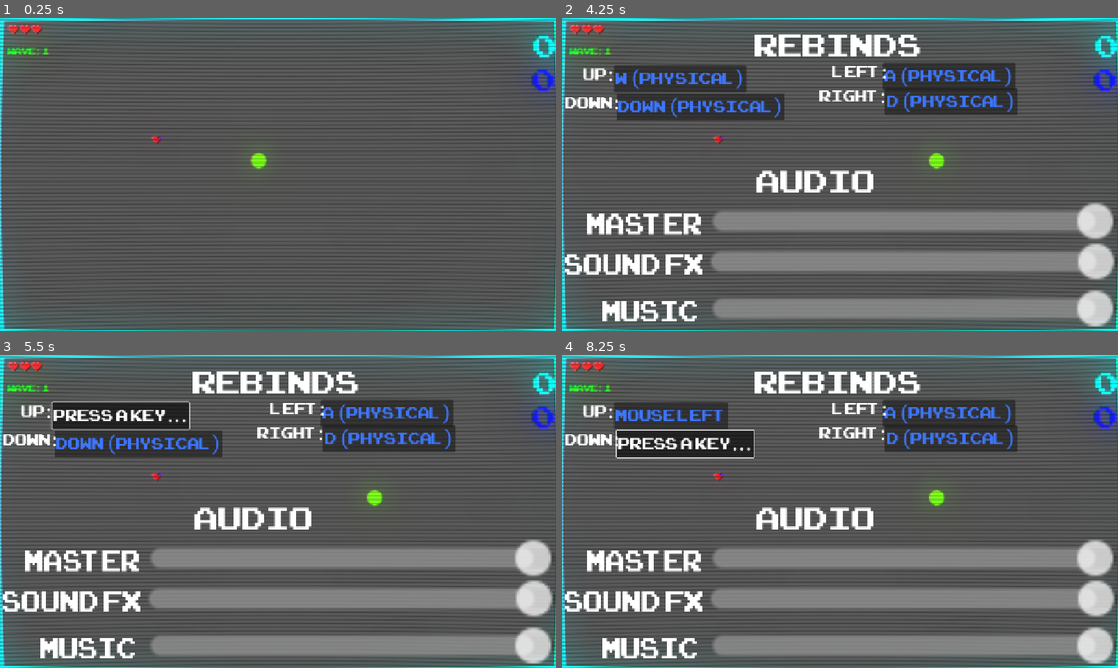
Above: before the commit, frames 1-4 (two rows, left to right).
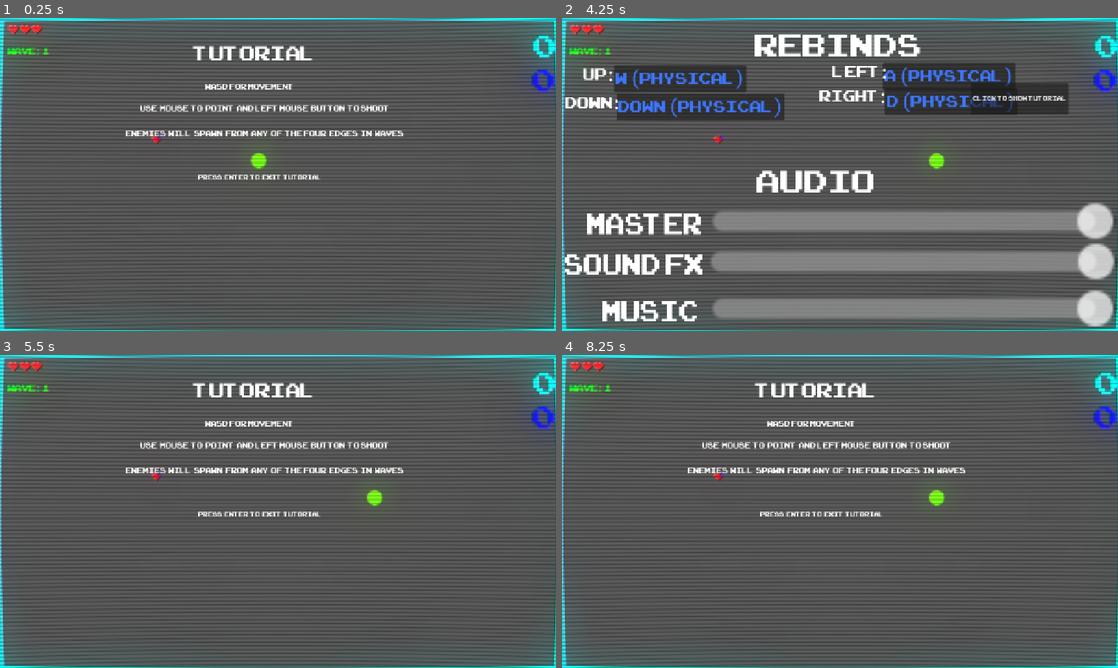
Above: after the commit, the same moments.

Repository: ktosox/GWJ80
Game: Godot game, scene res://level/test_level.tscn
Two runs of this game, one before a commit and one after it. Both use one fixed random seed, a clock stepped at 60 frames per second and the inputs below.
Inputs (mouse positions are in pixels of both pictures, inside the frame that each line leads up to):
- Up to frame 1 (0.25 s): no input
- Up to frame 2 (4.25 s): tap Enter (ui_accept) at 0.5, 0.77, 1.52, 3.02, 3.77 s; move the mouse to (962, 158) at 0.52 s; press the mouse at (962, 158) at 0.53 s; hold D (right) 0.53-1.28 s; move the mouse to (728, 190) at 1.27 s; release the mouse at (728, 190) at 1.28 s; hold Down (down) 1.28-2.03 s; click (728, 190) at 1.35 s; move the mouse to (895, 105) at 2.02 s; press the mouse at (895, 105) at 2.03 s; hold D (right) 2.03-2.78 s; move the mouse to (812, 237) at 2.77 s; release the mouse at (812, 237) at 2.78 s; hold W (up) 2.78-3.53 s; click (812, 237) at 2.85 s; move the mouse to (1006, 221) at 3.52 s; press the mouse at (1006, 221) at 3.53 s; hold A (left) from 3.53 s (still down); tap Escape (options access) at 4.15 s
- Up to frame 3 (5.5 s): release A (left) at 4.25 s; release the mouse at (444, 558) at 4.25 s; click (455, 436) at 4.25 s, where only the run after the commit has a clickable "Click to Show Tutorial"; click (116, 414) at 5 s, where only the run before the commit has a clickable "W (Physical)"
- Up to frame 4 (8.25 s): click (684, 414) at 5.75 s, where only the run before the commit has a clickable "press a key..."; click (673, 414) at 6.5 s, where only the run before the commit has a clickable "Mouse Left"; click (951, 439) at 7.25 s, where only the run before the commit has a clickable "D (Physical)"; click (701, 442) at 8 s, where only the run before the commit has a clickable "Down (Physical)"

The runs differ from the first frame. In frame 1, 2.3% of the frame differs, in the area x 22-73%, y 8-52%; in frame 2, 1.1%; in frame 3, 30%, in the area x 0-100%, y 5-99%; in frame 4, 29%.

Commit message:
Tutorial

Diff:
--- a/Game/Global/game_manager.gd
+++ b/Game/Global/game_manager.gd
@@ -18,6 +18,8 @@
 
 @export var options_scene: PackedScene
 
+@export var tutorial_scene: PackedScene
+
 @export var current_player : CharacterBody2D
 
 @export var current_score : int
@@ -27,7 +29,7 @@
 var pick_up : String
 var pick_up_enabled : bool = false
 var isInOptions : bool = false
-
+var isInTutorial : bool = false
 
 func change_score(amount = 0):
 	current_score += amount
@@ -97,6 +99,7 @@
 	if event.is_action_pressed("options access"):
 		manage_Options()
 
+
 func manage_Options():
 	var options = options_scene.instantiate()
 	if not isInOptions:
@@ -105,3 +108,11 @@
 	else:
 		isInOptions = false
 		#options handles this itself because bugs
+
+func manage_tutorial():
+	var tutorial = tutorial_scene.instantiate()
+	if not isInTutorial:
+		get_tree().current_scene.add_child(tutorial)
+		isInTutorial = true
+	else:
+		isInTutorial = false
--- a/Game/Global/game_manager.tscn
+++ b/Game/Global/game_manager.tscn
@@ -1,13 +1,15 @@
-[gd_scene load_steps=4 format=3 uid="uid://bsuiktn4hmas4"]
+[gd_scene load_steps=5 format=3 uid="uid://bsuiktn4hmas4"]
 
 [ext_resource type="Script" uid="uid://cg72kwctsprse" path="res://Global/game_manager.gd" id="1_es8qg"]
 [ext_resource type="PackedScene" uid="uid://b0tj6ma6afh21" path="res://UI/game_over.tscn" id="2_0ke1m"]
-[ext_resource type="PackedScene" uid="uid://nr1s6q8ernqq" path="res://UI/options.tscn" id="3_avqtn"]
+[ext_resource type="PackedScene" uid="uid://m6ru2o2ga2bh" path="res://UI/options.tscn" id="3_avqtn"]
+[ext_resource type="PackedScene" uid="uid://b4maxws4qtjvs" path="res://UI/tutorial/tutorial.tscn" id="4_d3gky"]
 
 [node name="GameManager" type="Node"]
 script = ExtResource("1_es8qg")
 game_over_scene = ExtResource("2_0ke1m")
 options_scene = ExtResource("3_avqtn")
+tutorial_scene = ExtResource("4_d3gky")
 
 [node name="pick_up_timer" type="Timer" parent="."]
 wait_time = 5.0
--- a/Game/UI/options.gd
+++ b/Game/UI/options.gd
@@ -10,3 +10,8 @@
 
 		Engine.time_scale = 1.0
 		queue_free() # Replace with function body.
+
+
+func _on_tutorial_btn_pressed() -> void:
+	GameManager.manage_tutorial()
+	queue_free()
--- a/Game/UI/options.tscn
+++ b/Game/UI/options.tscn
@@ -181,3 +181,14 @@
 theme_override_fonts/font = ExtResource("2_m8fpw")
 theme_override_font_sizes/font_size = 50
 text = "left:"
+
+[node name="tutorial_btn" type="Button" parent="."]
+offset_left = 941.0
+offset_top = 149.0
+offset_right = 1119.0
+offset_bottom = 221.0
+theme_override_fonts/font = ExtResource("2_m8fpw")
+theme_override_font_sizes/font_size = 20
+text = "Click to Show Tutorial"
+
+[connection signal="pressed" from="tutorial_btn" to="." method="_on_tutorial_btn_pressed"]
--- /dev/null
+++ b/Game/UI/tutorial/tutorial.gd
@@ -0,0 +1,14 @@
+extends CanvasLayer
+
+
+# Called when the node enters the scene tree for the first time.
+func _ready() -> void:
+	Engine.time_scale = 0.0
+
+
+# Called every frame. 'delta' is the elapsed time since the previous frame.
+func _process(delta: float) -> void:
+	if(Input.is_action_just_pressed("tutorial_exit")):
+		Engine.time_scale = 1.0
+		GameManager.isInTutorial = false
+		queue_free()
--- a/Game/UI/tutorial/tutorial.tscn
+++ b/Game/UI/tutorial/tutorial.tscn
@@ -1,9 +1,63 @@
-[gd_scene format=3 uid="uid://b4maxws4qtjvs"]
+[gd_scene load_steps=4 format=3 uid="uid://b4maxws4qtjvs"]
 
-[node name="tutorial" type="Control"]
+[ext_resource type="Script" uid="uid://cgdf8w0gpulhp" path="res://UI/tutorial/tutorial.gd" id="1_1kcp8"]
+[ext_resource type="FontFile" uid="uid://kia36owq73kx" path="res://ARCADECLASSIC.TTF" id="1_dqavn"]
+
+[sub_resource type="LabelSettings" id="LabelSettings_1kcp8"]
+font_size = 64
+
+[node name="tutorial" type="CanvasLayer"]
+script = ExtResource("1_1kcp8")
+
+[node name="ui" type="Control" parent="."]
 layout_mode = 3
-anchors_preset = 15
-anchor_right = 1.0
-anchor_bottom = 1.0
-grow_horizontal = 2
-grow_vertical = 2
+anchors_preset = 0
+offset_right = 40.0
+offset_bottom = 40.0
+
+[node name="title" type="Label" parent="ui"]
+offset_left = 446.0
+offset_top = 49.0
+offset_right = 728.0
+offset_bottom = 114.0
+theme_override_fonts/font = ExtResource("1_dqavn")
+text = "Tutorial"
+label_settings = SubResource("LabelSettings_1kcp8")
+horizontal_alignment = 1
+vertical_alignment = 1
+
+[node name="movement" type="Label" parent="ui"]
+offset_left = 472.0
+offset_top = 144.0
+offset_right = 677.0
+offset_bottom = 169.0
+theme_override_fonts/font = ExtResource("1_dqavn")
+theme_override_font_sizes/font_size = 24
+text = "WASD For movement"
+
+[node name="shooting" type="Label" parent="ui"]
+offset_left = 322.0
+offset_top = 194.0
+offset_right = 895.0
+offset_bottom = 226.0
+theme_override_fonts/font = ExtResource("1_dqavn")
+theme_override_font_sizes/font_size = 24
+text = "use  Mouse  to  point  and Left Mouse  button  to shoot"
+
+[node name="enemies" type="Label" parent="ui"]
+offset_left = 289.0
+offset_top = 252.0
+offset_right = 930.0
+offset_bottom = 292.0
+theme_override_fonts/font = ExtResource("1_dqavn")
+theme_override_font_sizes/font_size = 24
+text = "Enemies  will  spawn  from  any  of  the four  edges  in  waves "
+
+[node name="Label" type="Label" parent="."]
+offset_left = 456.0
+offset_top = 356.0
+offset_right = 732.0
+offset_bottom = 392.0
+theme_override_fonts/font = ExtResource("1_dqavn")
+theme_override_font_sizes/font_size = 20
+text = "press  enter  to  exit  tutorial"
--- a/Game/level/test_level.gd
+++ b/Game/level/test_level.gd
@@ -27,7 +27,7 @@
 	enemy_spawners = $enemy_spawners.get_children()
 
 	GameManager.connect("screen_cleaner", Callable(self, "clear_enemies")) # I had no idea it was supposed to work this way, seems kinda OP
-
+	GameManager.manage_tutorial()
 
 
 func _on_wave_timer_timeout() -> void:
--- a/Game/project.godot
+++ b/Game/project.godot
@@ -74,6 +74,11 @@
 , Object(InputEventJoypadButton,"resource_local_to_scene":false,"resource_name":"","device":-1,"button_index":4,"pressure":0.0,"pressed":false,"script":null)
 ]
 }
+tutorial_exit={
+"deadzone": 0.2,
+"events": [Object(InputEventKey,"resource_local_to_scene":false,"resource_name":"","device":-1,"window_id":0,"alt_pressed":false,"shift_pressed":false,"ctrl_pressed":false,"meta_pressed":false,"pressed":false,"keycode":0,"physical_keycode":4194309,"key_label":0,"unicode":0,"location":0,"echo":false,"script":null)
+]
+}
 
 [layer_names]
 
Not shown: 1 places in Game/UI/options.tscn that only renumber resources
Not shown, added: Game/UI/tutorial/tutorial.gd.uid
